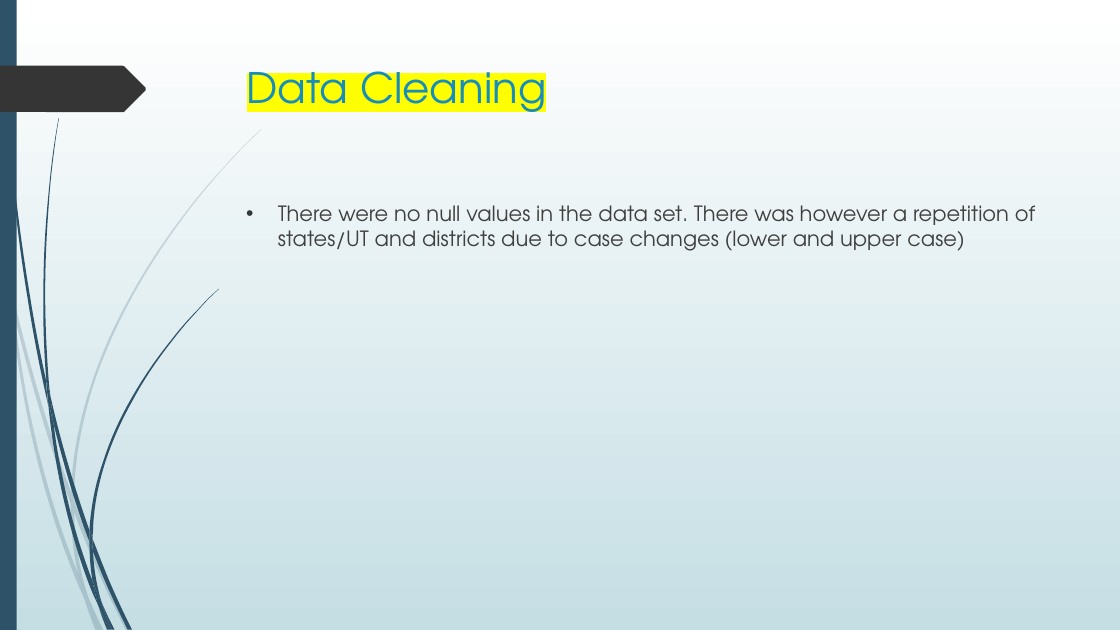
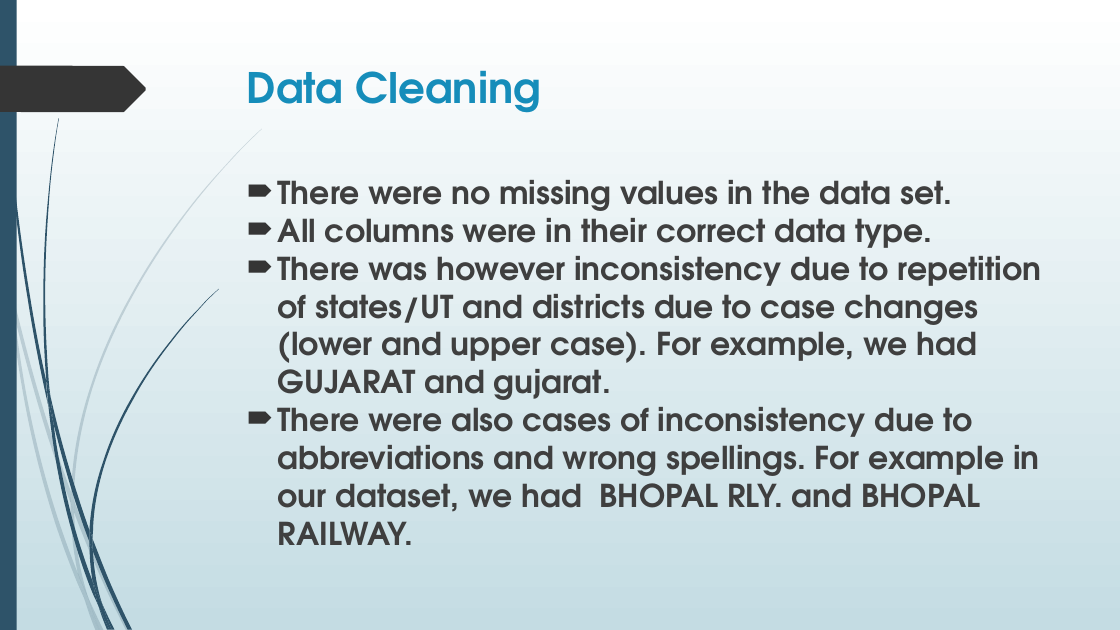
Before and after one commit to apacheteam/Crime-Against-Women-PP22-C623-APACHE-TEAM, a slide deck: slide 6 of PPT.pptx. Drawn at 1120x630 pixels with LibreOffice and Linux fonts; fonts in the diff are those of the drawing. Boxes give left, top, right and bottom in pixels: in the first picture for what was removed or moved away, otherwise in the second. Text is boxed around its words. In the diff, an @@ line names an element or a change of style, - is before the commit and + after.

```diff
--- a/PPT.pptx
+++ b/PPT.pptx
@@ background gradient #FFFFFF to #C5DEE5 to gradient #FFFFFF to #C4DCE3 @@
@@ title "Data Cleaning" at (247,70,541,113): text colour #178DBB to #168DBA, highlight #FFFF00 to none, bold on @@
@@ text at (278,180,1042,545): text changed; size 18 to 27 pt; text colour #404040 to #3F3F3F; bold on @@
-• There were no null values in the data set. There was however a repetition of states/UT and districts due to case changes (lower and upper case)
+🠶 There were no missing values in the data set.
+🠶 All columns were in their correct data type.
+🠶 There was however inconsistency due to repetition of states/UT and districts due to case changes (lower and upper case). For example, we had GUJARAT and gujarat.
+🠶 There were also cases of inconsistency due to abbreviations and wrong spellings. For example in our dataset, we had BHOPAL RLY. and BHOPAL RAILWAY.
```
Also in this commit, not shown: 4 other slides changed, 10 slides added, 9 slides removed, 4 other files.
